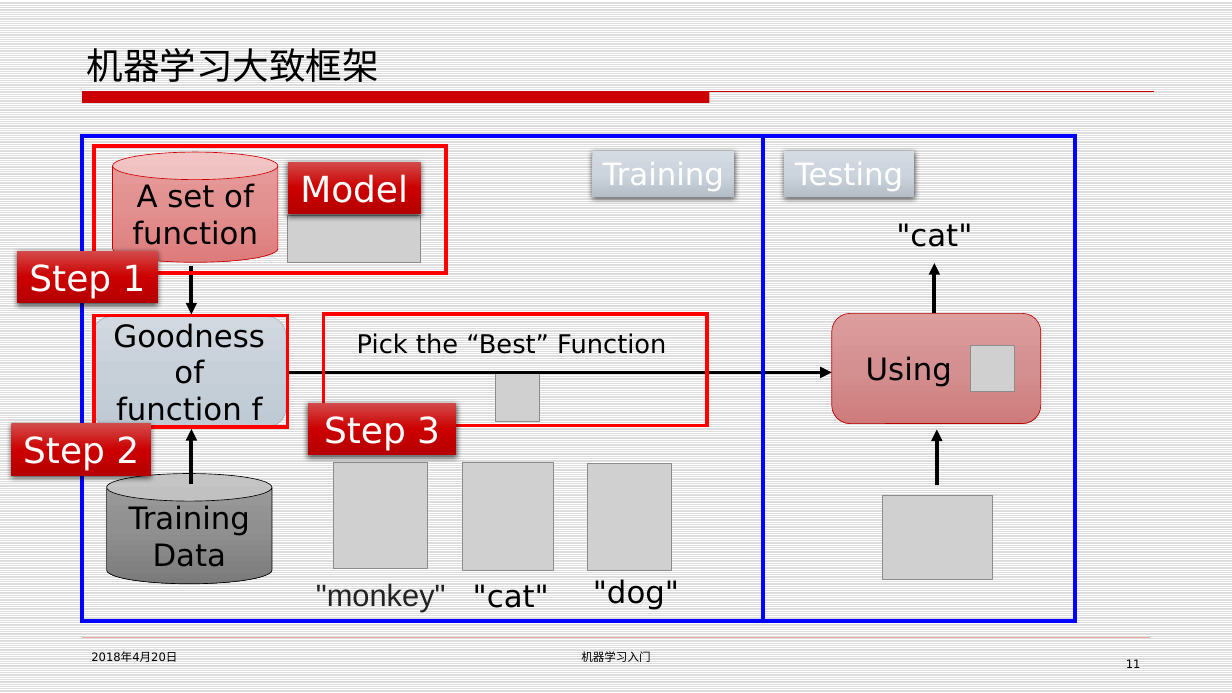
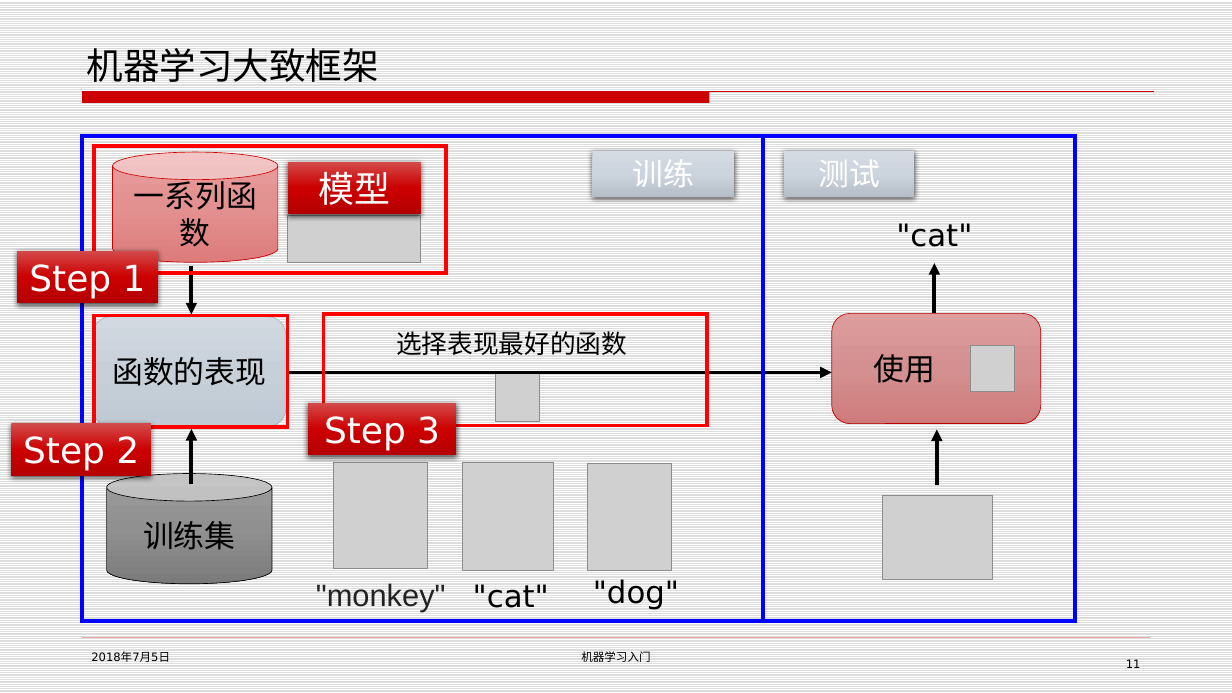
Before and after one commit to ztypl/MachineLearning, a slide deck: slide 11 of 机器学习入门.pptx. Drawn at 1232x693 pixels with LibreOffice and Linux fonts; fonts in the diff are those of the drawing; grey boxes stand for pictures; background and template pictures are left out. Boxes give left, top, right and bottom in pixels: in the first picture for what was removed or moved away, otherwise in the second. Text is boxed around its words. In the diff, an @@ line names an element or a change of style, - is before the commit and + after.

Commit message:
ppt update

```diff
--- a/机器学习入门.pptx
+++ b/机器学习入门.pptx
@@ text in cylinder at [134, 176, 257, 247]: text changed @@
-A set of function
+一系列函数
@@ text in rectangle at [318, 172, 390, 211]: text changed @@
-Model
+模型
@@ text in rectangle at [633, 160, 695, 187]: text changed @@
-Training
+训练
@@ text in rectangle at [818, 160, 880, 187]: text changed @@
-Testing
+测试
@@ text in rounded rectangle at [112, 357, 266, 386]: text changed @@
-Goodness of function f
+函数的表现
@@ text at [396, 331, 627, 355]: text changed @@
-Pick the “Best” Function
+选择表现最好的函数
@@ text in rounded rectangle at [874, 354, 936, 383]: text changed @@
-Using
+使用
@@ text in cylinder at [143, 521, 235, 550]: text changed @@
-Training
-Data
+训练集
@@ text at [91, 651, 170, 662]: text changed @@
-2018年4月20日
+2018年7月5日
```
Also in this commit, not shown: 19 other slides changed, 7 slides added, 3 other files.
